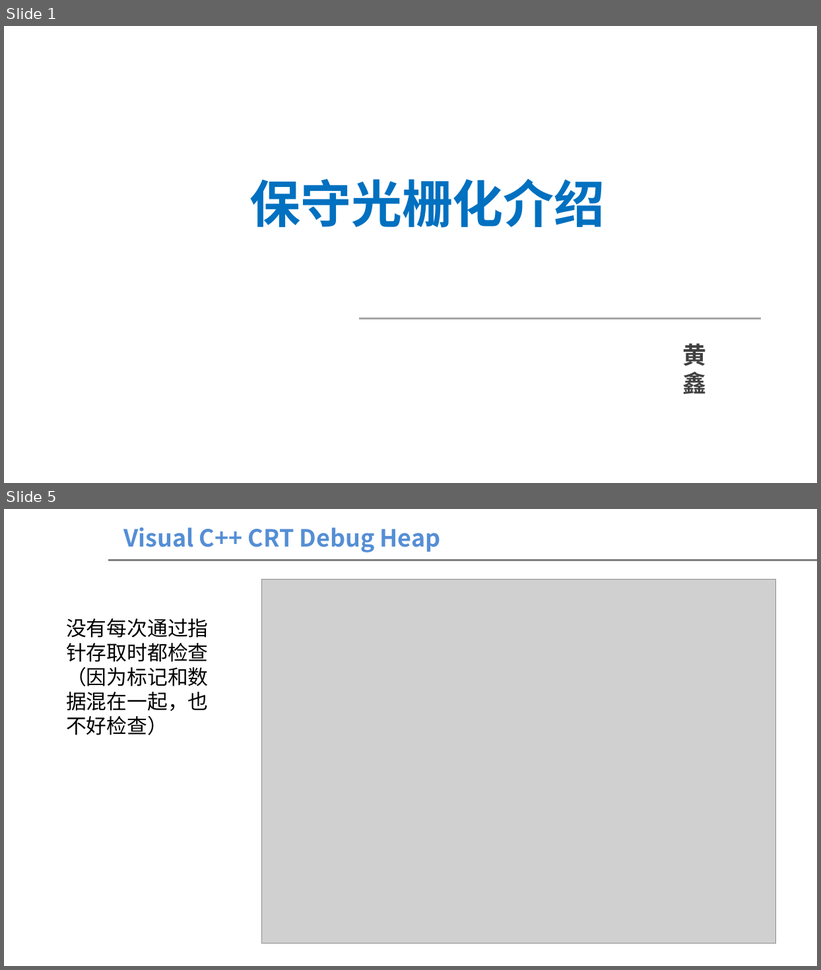
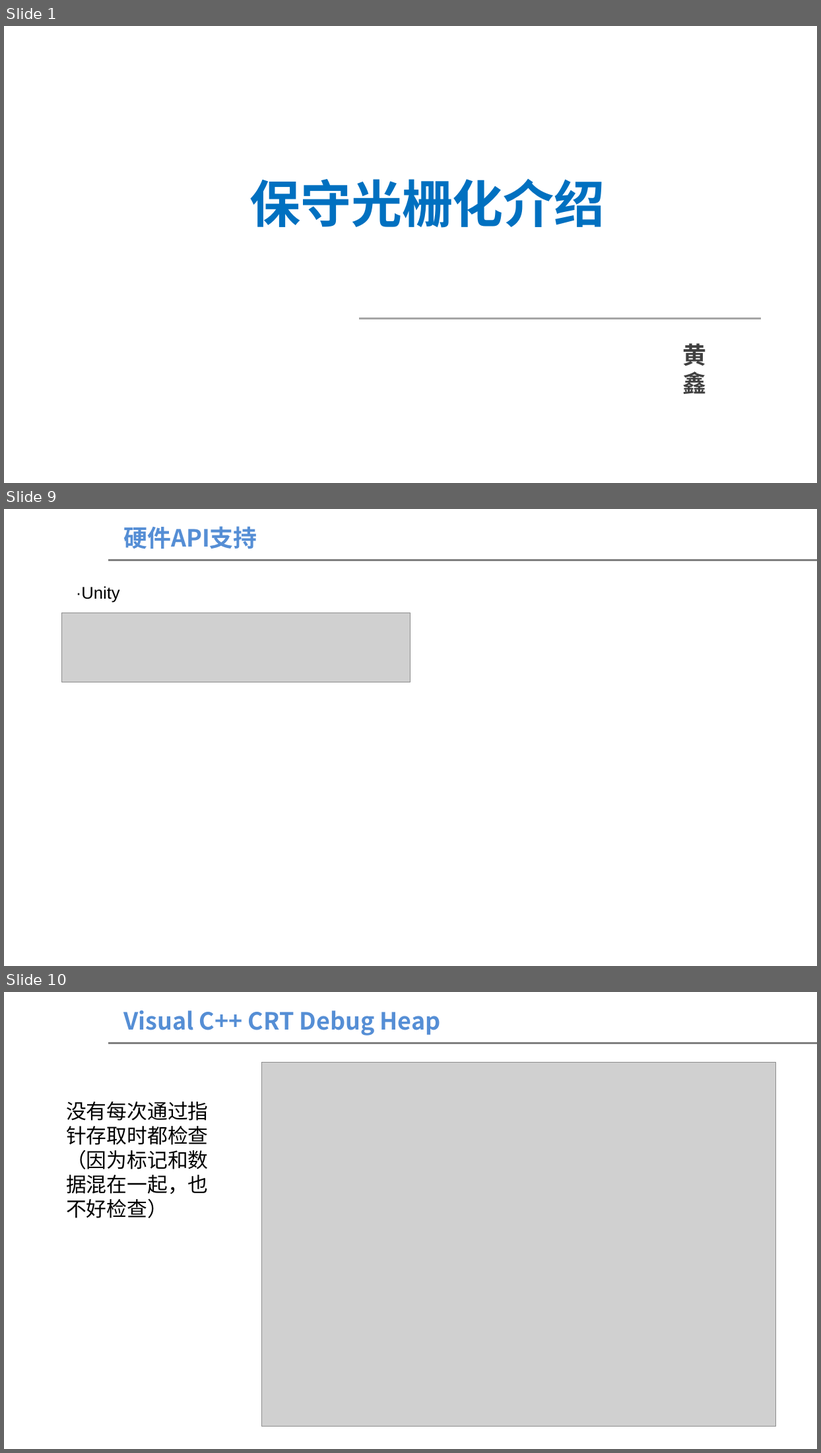
Before and after one commit to theyellowstar/202502Share, a slide deck: 保守光栅化介绍.pptx. Shown one above the other, each under a label of ours: slides 1 and 5 before the commit, slides 1, 9 and 10 after it; the slides between them are not shown. The pictures are 821x970 and 821x1453 pixels, drawn with LibreOffice and Linux fonts; fonts in the diff are those of the drawing; grey boxes stand for pictures; background and template pictures are left out. Boxes give left, top, right and bottom in pixels: in the first picture for what was removed or moved away, otherwise in the second. Text is boxed around its words. In the diff, an @@ line names an element or a change of style, - is before the commit and + after.

```diff
--- a/保守光栅化介绍.pptx
+++ b/保守光栅化介绍.pptx
@@ slide 9 added at [4, 509, 817, 966], background #FFFFFF; not listed: 1 template element that a slide beside it also shows @@
@@ text added at [123, 526, 257, 549], 28 pt, text #558ED5, bold @@
+硬件API支持
@@ text added at [76, 586, 120, 603], 20 pt, text #000000 @@
+·Unity
@@ picture added at [61, 613, 411, 682] @@
@@ what was slide 5 is now slide 10 @@
```
Also in this commit, not shown: 2 slides changed, 5 other slides added, 1 slide removed.
